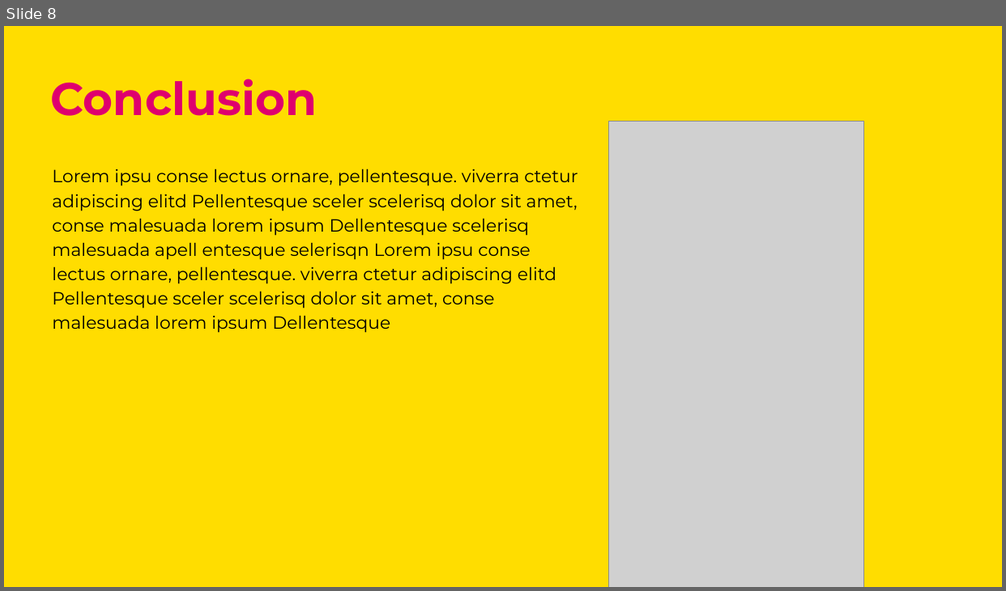
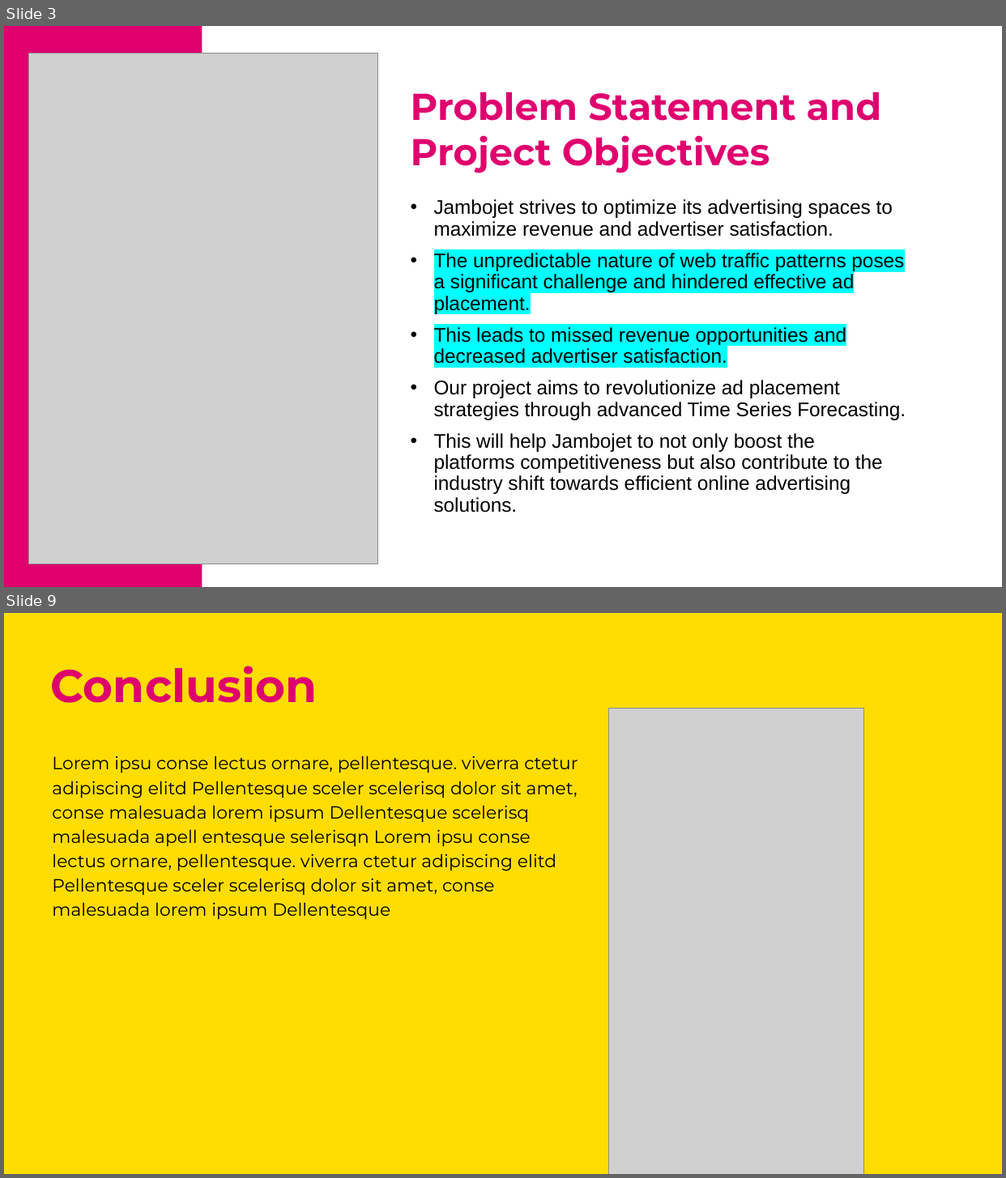
Before and after one commit to Mwenda-Mugambi/Web_Ad_campaign_optimization, a slide deck: Presentation Template.pptx. Shown one above the other, each under a label of ours: slide 8 before the commit, slides 3 and 9 after it; the slides between them are not shown. The pictures are 1006x591 and 1006x1178 pixels, drawn with LibreOffice and Linux fonts; fonts in the diff are those of the drawing; grey boxes stand for pictures. Boxes give left, top, right and bottom in pixels: in the first picture for what was removed or moved away, otherwise in the second. Text is boxed around its words. In the diff, an @@ line names an element or a change of style, - is before the commit and + after.

```diff
--- a/Presentation Template.pptx
+++ b/Presentation Template.pptx
@@ slide 3 added at (x1=4, y1=26, x2=1002, y2=587), background #FFFFFF @@
@@ rectangle added at (x1=4, y1=26, x2=202, y2=587), fill #DF006E @@
@@ picture added at (x1=28, y1=54, x2=378, y2=565) @@
@@ text added at (x1=411, y1=92, x2=882, y2=173), 36 pt, text #DF006E, bold @@
+Problem Statement and Project Objectives
@@ text added at (x1=434, y1=199, x2=906, y2=513), 19 pt, text #000000 @@
+• Jambojet strives to optimize its advertising spaces to maximize revenue and advertiser satisfaction.
+• The unpredictable nature of web traffic patterns poses a significant challenge and hindered effective ad placement.
+• This leads to missed revenue opportunities and decreased advertiser satisfaction.
+• Our project aims to revolutionize ad placement strategies through advanced Time Series Forecasting.
+• This will help Jambojet to not only boost the platforms competitiveness but also contribute to the industry shift towards efficient online advertising solutions.
@@ what was slide 8 is now slide 9 @@
```
Also in this commit, not shown: 1 slide changed, 5 other slides added, 5 slides removed, 4 other files.
